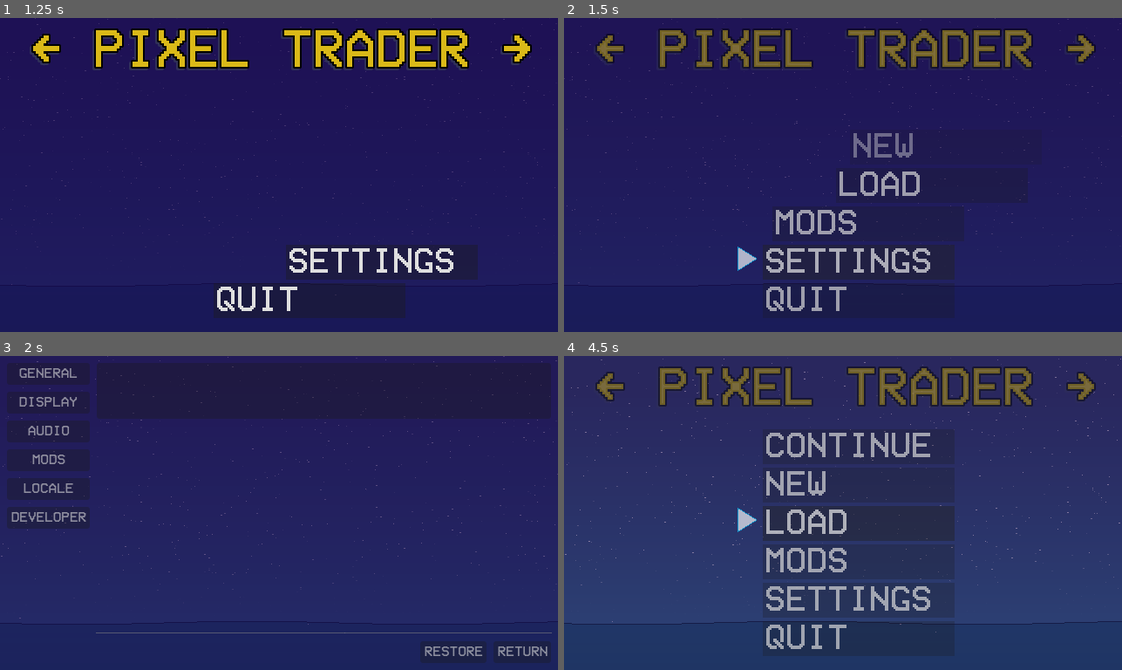
Above: before the commit, frames 1-4 (two rows, left to right).
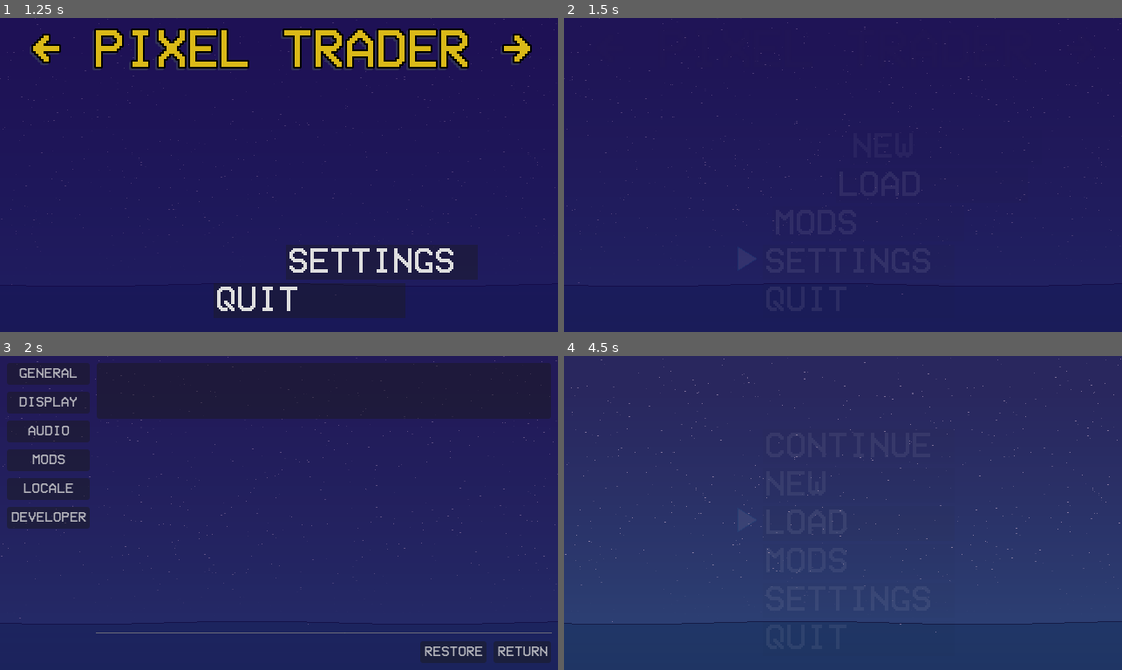
Above: after the commit, the same moments.

Repository: mikeredev/trader
Game: Godot game, scene res://main/main.tscn
The game is run twice, just before and just after one commit, with the same random seed, the same clock (stepped at 60 frames per second) and the same inputs.
Inputs (mouse positions are in pixels of both pictures, inside the frame that each line leads up to):
- Up to frame 1 (1.25 s): tap Enter (ui_accept) at 0.5, 0.77 s; move the mouse to (401, 159) at 0.52 s; hold Right (ui_right) from 0.53 s (still down)
- Up to frame 2 (1.5 s): release Right (ui_right) at 1.25 s; click "SETTINGS" at 1.25 s
- Up to frame 3 (2 s): no input
- Up to frame 4 (4.5 s): click "RESTORE" at 2 s; click "YES" at 2.75 s; click "RETURN" at 3.5 s; click "LOAD" at 4.25 s

Frame 1 is identical in both runs. In frame 2, 10% of the frame differs, in the area x 5-96%, y 3-94%; in frame 3, 0.8%; in frame 4, 12%.
Error in both runs: Cannot call method 'queue_free' on a null value. (res://ui/start/submenu/settings/settings_menu.gd:51)

Commit message:
pre-split system/state mgr

Diff:
--- a/common/global/app_context.gd
+++ b/common/global/system.gd
@@ -28,5 +28,15 @@
 	Debug.log_debug("Started service: %s" % display_name)
 
 
+func pause(p_paused: bool) -> void:
+	Debug.log_debug("Paused: %s" % p_paused)
+	System.get_tree().paused = p_paused
+
+
+func quit() -> void:
+	Debug.log_info("Goodbye.")
+	System.get_tree().quit()
+
+
 func _get_name(p_type: Service.Type) -> StringName:
 	return str(Service.Type.keys()[p_type]).to_pascal_case()
--- a/common/static/common.gd
+++ b/common/static/common.gd
@@ -25,27 +25,6 @@
 		return texture
 
 
-	static func create_tween(p_object: Object, p_property: NodePath, p_final: Variant,
-		p_duration: float, p_trans: Tween.TransitionType = Tween.TRANS_LINEAR,
-		p_ease: Tween.EaseType = Tween.EASE_IN) -> Tween:
-
-			var tween: Tween = AppContext.create_tween() # needs any node reference
-			tween.tween_property(p_object, p_property, p_final, p_duration) \
-			.set_trans(p_trans) \
-			.set_ease(p_ease)
-			return tween
-
-
-	static func pause(p_paused: bool) -> void:
-		Debug.log_debug("Paused: %s" % p_paused)
-		AppContext.get_tree().paused = p_paused
-
-
-	static func quit() -> void:
-		Debug.log_info("Goodbye.")
-		AppContext.get_tree().quit()
-
-
 	static func touch_directory(p_path: String) -> bool:
 		if not DirAccess.dir_exists_absolute(p_path):
 			var error: Error = DirAccess.make_dir_absolute(p_path)
--- a/data/active_state/01_init.gd
+++ b/data/active_state/01_init.gd
@@ -21,9 +21,9 @@
 
 
 func _start_services() -> void:
-	AppContext.start_service(SceneManager.new(), Service.Type.SCENE_MANAGER)
-	AppContext.start_service(ConfigManager.new(), Service.Type.CONFIG_MANAGER)
-	AppContext.start_service(DialogManager.new(), Service.Type.DIALOG_MANAGER)
+	System.start_service(SceneManager.new(), Service.Type.SCENE_MANAGER)
+	System.start_service(ConfigManager.new(), Service.Type.CONFIG_MANAGER)
+	System.start_service(DialogManager.new(), Service.Type.DIALOG_MANAGER)
 
 
 func validate_userspace() -> bool: # confirm write access to user directories
--- a/data/active_state/02_setup.gd
+++ b/data/active_state/02_setup.gd
@@ -60,4 +60,4 @@
 
 
 func _start_services() -> void:
-	AppContext.start_service(ModManager.new(), Service.Type.MOD_MANAGER)
+	System.start_service(ModManager.new(), Service.Type.MOD_MANAGER)
--- a/data/active_state/03_start.gd
+++ b/data/active_state/03_start.gd
@@ -18,8 +18,8 @@
 
 func _start_services() -> void:
 	# pass the is_dirty flag when restoring from save
-	AppContext.start_service(SessionManager.new(), Service.Type.SESSION_MANAGER)
-	AppContext.start_service(CharacterManager.new(), Service.Type.CHARACTER_MANAGER)
+	System.start_service(SessionManager.new(), Service.Type.SESSION_MANAGER)
+	System.start_service(CharacterManager.new(), Service.Type.CHARACTER_MANAGER)
 
 
 func _exit() -> void:
--- a/data/active_state/04_build.gd
+++ b/data/active_state/04_build.gd
@@ -32,10 +32,10 @@
 
 
 func _start_services() -> void:
-	AppContext.start_service(WorldManager.new(), Service.Type.WORLD_MANAGER)
-	AppContext.start_service(CountryManager.new(), Service.Type.COUNTRY_MANAGER)
-	AppContext.start_service(CityManager.new(), Service.Type.CITY_MANAGER)
-	AppContext.start_service(TradeManager.new(), Service.Type.TRADE_MANAGER)
+	System.start_service(WorldManager.new(), Service.Type.WORLD_MANAGER)
+	System.start_service(CountryManager.new(), Service.Type.COUNTRY_MANAGER)
+	System.start_service(CityManager.new(), Service.Type.CITY_MANAGER)
+	System.start_service(TradeManager.new(), Service.Type.TRADE_MANAGER)
 
 
 func create_player() -> void:
--- a/data/active_state/05_ready.gd
+++ b/data/active_state/05_ready.gd
@@ -15,7 +15,7 @@
 
 
 func _start_services() -> void:
-	pass#AppContext.start_service(DialogManager.new(), Service.Type.DIALOG_MANAGER)
+	pass#System.start_service(DialogManager.new(), Service.Type.DIALOG_MANAGER)
 
 
 func start() -> void:
--- a/main/main.gd
+++ b/main/main.gd
@@ -18,7 +18,7 @@
 	color_scheme.apply()
 
 	# start services
-	AppContext.start_service(StateManager.new(), Service.Type.STATE_MANAGER)
+	System.start_service(StateManager.new(), Service.Type.STATE_MANAGER)
 
 	# setup any statics
 	Debug.connect_signals()
--- a/main/management.gd
+++ b/main/management.gd
@@ -1,7 +1,6 @@
 class_name ManagementNode extends Node
 
 var _cache: Node2D
-#var _clock: Node
 
 
 func get_cache() -> Node2D:
--- a/main/ui.gd
+++ b/main/ui.gd
@@ -12,13 +12,13 @@
 
 
 func clear_all_containers() -> void:
-	for ui_container: UIContainer in _containers.values():
-		_free_children(ui_container)
+	for type: UIContainer.Type in _containers.keys():
+		clear_container(type)
 
 
-func clear_container(p_layer: UIContainer.Type) -> void:
-	var ui_container: UIContainer = get_container(p_layer)
-	_free_children(ui_container)
+func clear_container(p_type: UIContainer.Type) -> void:
+	var container: UIContainer = get_container(p_type)
+	_free_children(container)
 
 
 func _free_children(p_container: UIContainer) -> void:
--- a/main/view.gd
+++ b/main/view.gd
@@ -11,7 +11,6 @@
 		set_active(p)
 		_active = p
 		return _active
-
 
 func add_container(p_container: NodeContainer) -> void:
 	containers[p_container.type] = p_container
--- a/project.godot
+++ b/project.godot
@@ -17,7 +17,7 @@
 
 [autoload]
 
-AppContext="*res://common/global/app_context.gd"
+System="*res://common/global/system.gd"
 EventBus="*res://common/global/event_bus.gd"
 
 [debug]
--- a/service/service.gd
+++ b/service/service.gd
@@ -19,38 +19,38 @@
 	EventBus.game_reset.connect(_on_game_reset) # tbd, for soft reset refs
 
 static var character_manager: CharacterManager:
-	get(): return AppContext.get_service(Service.Type.CHARACTER_MANAGER)
+	get(): return System.get_service(Service.Type.CHARACTER_MANAGER)
 
 static var city_manager: CityManager:
-	get(): return AppContext.get_service(Service.Type.CITY_MANAGER)
+	get(): return System.get_service(Service.Type.CITY_MANAGER)
 
 static var config_manager: ConfigManager:
-	get(): return AppContext.get_service(Service.Type.CONFIG_MANAGER)
+	get(): return System.get_service(Service.Type.CONFIG_MANAGER)
 
 static var country_manager: CountryManager:
-	get(): return AppContext.get_service(Service.Type.COUNTRY_MANAGER)
+	get(): return System.get_service(Service.Type.COUNTRY_MANAGER)
 
 static var dialog_manager: DialogManager:
-	get(): return AppContext.get_service(Service.Type.DIALOG_MANAGER)
+	get(): return System.get_service(Service.Type.DIALOG_MANAGER)
 
 static var mod_manager: ModManager:
-	get(): return AppContext.get_service(Service.Type.MOD_MANAGER)
+	get(): return System.get_service(Service.Type.MOD_MANAGER)
 
 static var scene_manager: SceneManager:
-	get(): return AppContext.get_service(Service.Type.SCENE_MANAGER)
+	get(): return System.get_service(Service.Type.SCENE_MANAGER)
 
 static var session_manager: SessionManager:
-	get(): return AppContext.get_service(Service.Type.SESSION_MANAGER)
+	get(): return System.get_service(Service.Type.SESSION_MANAGER)
 
 static var state_manager: StateManager:
-	get(): return AppContext.get_service(Service.Type.STATE_MANAGER)
+	get(): return System.get_service(Service.Type.STATE_MANAGER)
 
 static var trade_manager: TradeManager:
-	get(): return AppContext.get_service(Service.Type.TRADE_MANAGER)
+	get(): return System.get_service(Service.Type.TRADE_MANAGER)
 
 static var world_manager: WorldManager:
-	get(): return AppContext.get_service(Service.Type.WORLD_MANAGER)
+	get(): return System.get_service(Service.Type.WORLD_MANAGER)
 
 
 static func _on_game_reset() -> void:
-	Debug.log_warning("TBD: not implemented / reset all refs here")
+	Debug.log_warning("TBD: not implemented / reset all service mgr refs here")
--- a/service/system/scene/scene_manager.gd
+++ b/service/system/scene/scene_manager.gd
@@ -163,6 +163,17 @@
 	return node
 
 
+func create_tween(p_object: Object, p_property: NodePath, p_final: Variant,
+	p_duration: float, p_trans: Tween.TransitionType = Tween.TRANS_LINEAR,
+	p_ease: Tween.EaseType = Tween.EASE_IN) -> Tween:
+
+		var tween: Tween = System.create_tween() # needs any node reference
+		tween.tween_property(p_object, p_property, p_final, p_duration) \
+		.set_trans(p_trans) \
+		.set_ease(p_ease)
+		return tween
+
+
 func get_management_node() -> ManagementNode:
 	return _management
 
--- a/ui/class/button/ui_button.gd
+++ b/ui/class/button/ui_button.gd
@@ -1,6 +1,6 @@
-class_name UIButton extends Button
+class_name UIButton extends Button ## A button that plays an animation.
 
-signal pressed_tweened
+signal pressed_tweened # connect from externally to this, not pressed
 
 
 func _ready() -> void:
@@ -11,13 +11,11 @@
 
 
 func _on_pressed() -> void:
-	#await _play_press_tween()
 	_play_press_tween()
 	pressed_tweened.emit()
 
 
-func _play_press_tween() -> void:
-	var tween: Tween = create_tween()
-	tween.tween_property(self, "scale", Vector2(0.95, 0.95), 0.1)
-	tween.tween_property(self, "scale", Vector2.ONE, 0.1)
-	#await tween.finished
+func _play_press_tween() -> void: # overwrite this in any subclasses to modify tween animation
+	var return_to: Vector2 = scale
+	scale = Vector2(0.95, 0.95)
+	var tween: Tween = Service.scene_manager.create_tween(self, "scale", return_to, 0.1)
--- a/ui/class/button/ui_button_start_menu.gd
+++ b/ui/class/button/ui_button_start_menu.gd
@@ -1,22 +1,7 @@
-class_name UIButtonStartMenu extends Button
-
-signal pressed_tweened
-
-
-func _ready() -> void:
-	await get_tree().process_frame
-	self.pivot_offset = size / 2
-	self.mouse_default_cursor_shape = Control.CURSOR_POINTING_HAND
-	pressed.connect(_on_pressed)
-
-
-func _on_pressed() -> void:
-	await _play_press_tween()
-	pressed_tweened.emit()
+class_name UIButtonStartMenu extends UIButton
 
 
 func _play_press_tween() -> void:
 	var return_to: float = position.x
 	position.x += 5
-	var tween: Tween = Common.Util.create_tween(self, "position:x", return_to, 0.1, Tween.TRANS_SPRING, Tween.EASE_OUT)
-	await tween.finished
+	var tween: Tween = Service.scene_manager.create_tween(self, "position:x", return_to, 0.1, Tween.TRANS_SPRING, Tween.EASE_OUT)
--- a/ui/dialog/confirm/dialog_confirm.gd
+++ b/ui/dialog/confirm/dialog_confirm.gd
@@ -43,9 +43,9 @@
 
 
 func await_input() -> bool:
-	Common.Util.pause(true)
+	System.pause(true)
 	var result: bool = await completed
-	Common.Util.pause(false)
+	System.pause(false)
 	self.queue_free()
 	return result
 
--- a/ui/start/start_menu.gd
+++ b/ui/start/start_menu.gd
@@ -75,13 +75,13 @@
 		button.focus_mode = Control.FOCUS_NONE
 
 	# fade out: TRANS_CUBIC/EASE_OUT unfolds starfield over fade_duration
-	tween = Common.Util.create_tween(fade_rect, "modulate:a", 0.0, FADE_INTRO, Tween.TRANS_CUBIC, Tween.EASE_OUT)
+	tween = Service.scene_manager.create_tween(fade_rect, "modulate:a", 0.0, FADE_INTRO, Tween.TRANS_CUBIC, Tween.EASE_OUT)
 
 	# wait a little, and play the rest
 	await get_tree().create_timer(PAUSE).timeout
 
 	# fade in title: TRANS_BACK/EASE_OUT creates a pop effect
-	tween = Common.Util.create_tween(label_title, "modulate:a", 1.0, TITLE_IN, Tween.TRANS_BACK, Tween.EASE_OUT)
+	tween = Service.scene_manager.create_tween(label_title, "modulate:a", 1.0, TITLE_IN, Tween.TRANS_BACK, Tween.EASE_OUT)
 	await get_tree().create_timer(PAUSE).timeout
 
 	# fade in menu buttons: reposition x with TRANS_QUAD/EASE_OUT creates a snap-back effect
@@ -89,9 +89,9 @@
 	for button: Button in buttons:
 		var pos: float = button.position.x
 		button.position.x += 100
-		tween = Common.Util.create_tween(button, "modulate:a", 1.0, BUTTON_ALPHA, Tween.TRANS_BACK, Tween.EASE_OUT)
+		tween = Service.scene_manager.create_tween(button, "modulate:a", 1.0, BUTTON_ALPHA, Tween.TRANS_BACK, Tween.EASE_OUT)
 		await tween.finished
-		tween = Common.Util.create_tween(button, "position:x", pos, BUTTON_SLIDE, Tween.TRANS_QUAD, Tween.EASE_OUT)
+		tween = Service.scene_manager.create_tween(button, "position:x", pos, BUTTON_SLIDE, Tween.TRANS_QUAD, Tween.EASE_OUT)
 		button.mouse_filter = Control.MOUSE_FILTER_STOP
 		button.focus_mode = Control.FOCUS_ALL
 
@@ -101,14 +101,14 @@
 		var return_to: Color = continue_button.modulate
 		continue_button.scale = Vector2(1.2, 1.2)
 		continue_button.modulate = highlight
-		tween = Common.Util.create_tween(continue_button, "scale", Vector2(1.0, 1.0), 1.5, Tween.TRANS_BOUNCE, Tween.EASE_OUT)
+		tween = Service.scene_manager.create_tween(continue_button, "scale", Vector2(1.0, 1.0), 1.5, Tween.TRANS_BOUNCE, Tween.EASE_OUT)
 		tween.parallel().tween_property(continue_button, "modulate", return_to, 1.5).set_trans(Tween.TRANS_BOUNCE).set_ease(Tween.EASE_OUT)
 		await tween.finished
 
 
 func transition_to(p_submenu: SubMenu, p_path: String) -> void:
 	var tween: Tween
-	tween = Common.Util.create_tween(label_title, "modulate:a", 0.0, MENU_OUT)
+	tween = Service.scene_manager.create_tween(label_title, "modulate:a", 0.0, MENU_OUT)
 	tween.parallel().tween_property(nav_menu, "modulate:a", 0.0, MENU_OUT)
 	await tween.finished
 
@@ -124,7 +124,7 @@
 		active[p_submenu] = submenu
 
 	# modulate submenu to transparent and fade in
-	tween = Common.Util.create_tween(submenu, "modulate:a", 1.0, MENU_IN)
+	tween = Service.scene_manager.create_tween(submenu, "modulate:a", 1.0, MENU_IN)
 
 
 func _connect_signals() -> void:
@@ -179,7 +179,7 @@
 	var tween: Tween
 
 	# fade out menu (reset menu here if needed)
-	tween = Common.Util.create_tween(p_submenu, "modulate:a", 0.0, MENU_OUT, Tween.TRANS_LINEAR, Tween.EASE_OUT)
+	tween = Service.scene_manager.create_tween(p_submenu, "modulate:a", 0.0, MENU_OUT, Tween.TRANS_LINEAR, Tween.EASE_OUT)
 	await tween.finished
 	p_submenu.visible = false
 
@@ -190,13 +190,13 @@
 	label_title.visible = true
 	nav_menu.visible = true
 
-	tween = Common.Util.create_tween(nav_menu, "modulate:a", 1.0, MENU_IN, Tween.TRANS_LINEAR, Tween.EASE_IN)
+	tween = Service.scene_manager.create_tween(nav_menu, "modulate:a", 1.0, MENU_IN, Tween.TRANS_LINEAR, Tween.EASE_IN)
 	tween.parallel().tween_property(label_title, "modulate:a", 1.0, MENU_IN)
 
 
 func _on_quit_pressed() -> void:
 	if await Service.dialog_manager.get_confirmation("QUIT TO DESKTOP?"):
-		Common.Util.quit()
+		System.quit()
 
 
 func _on_viewport_resized(p_viewport_size: Vector2) -> void:
Renamed: common/global/app_context.gd.uid -> common/global/system.gd.uid
